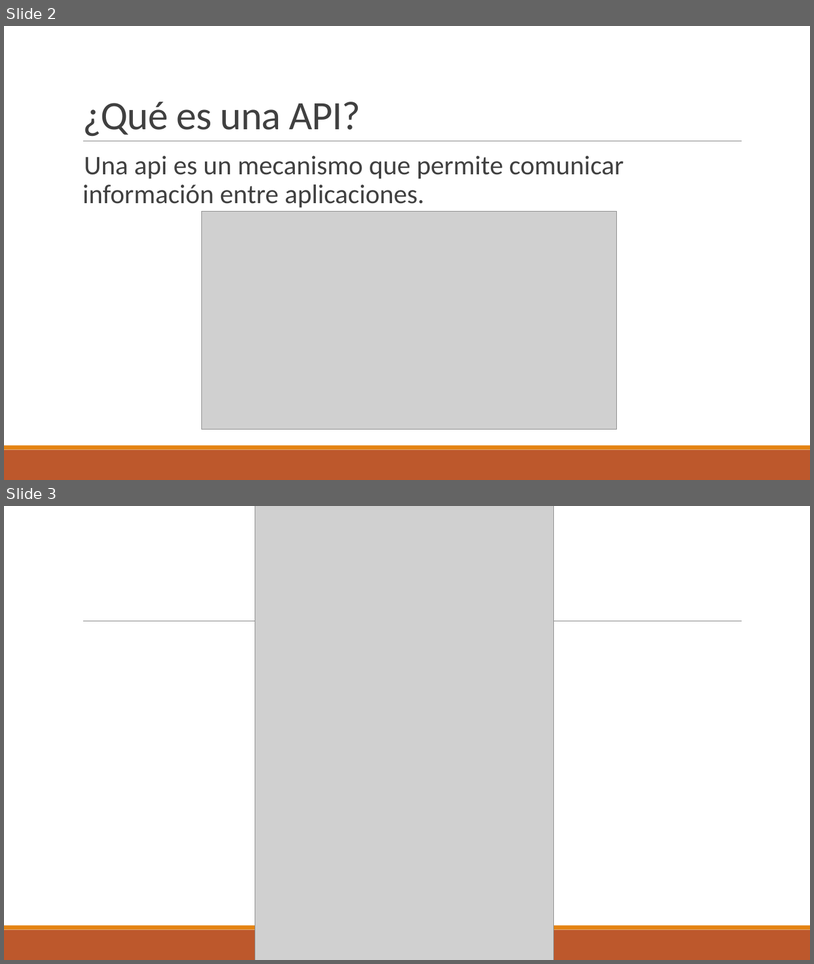
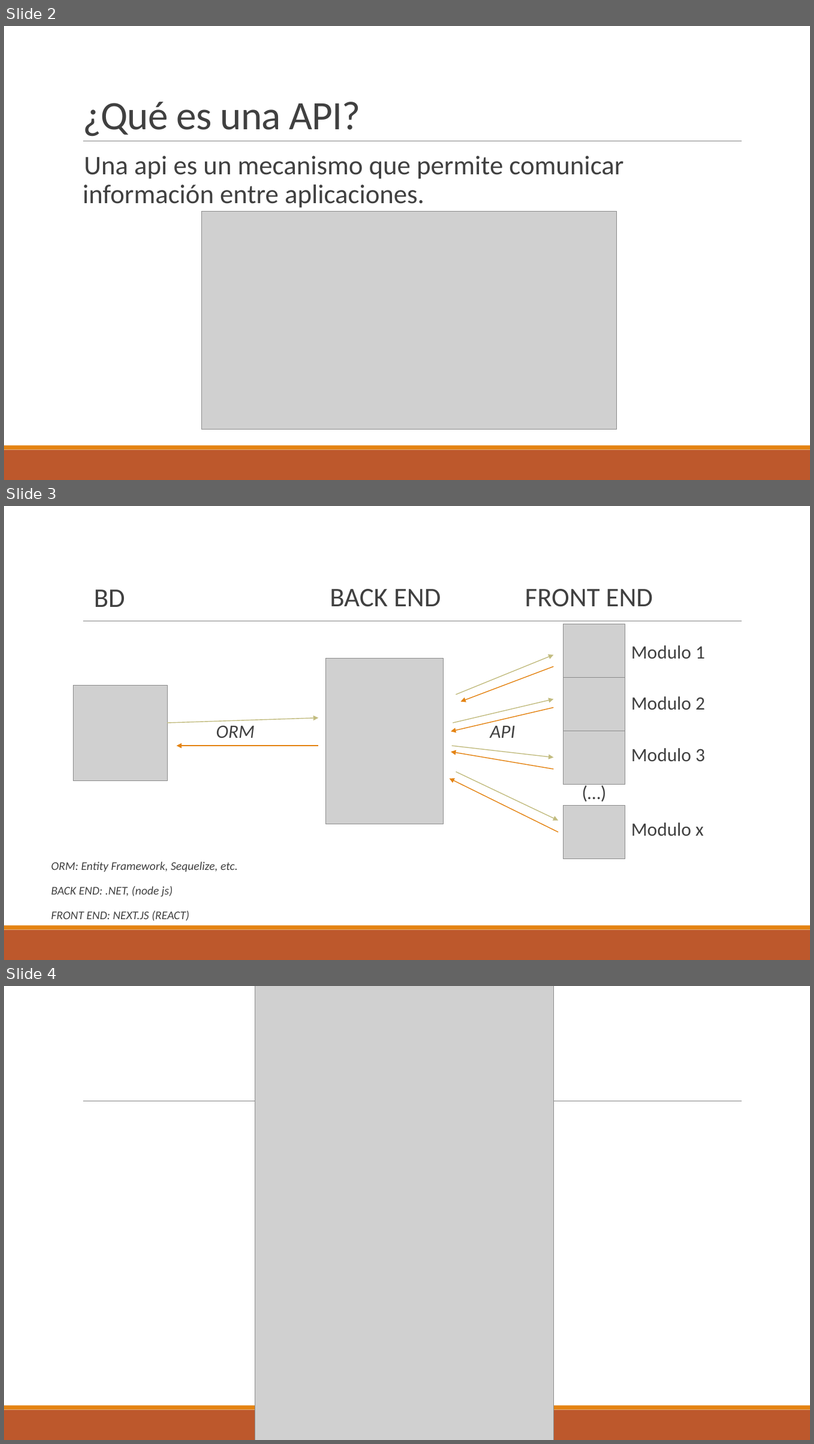
Before and after one commit to bsaezceim/apiexample, a slide deck: Concepto API REST.pptx. Shown one above the other, each under a label of ours: slides 2 and 3 before the commit, slides 2, 3 and 4 after it. The pictures are 814x964 and 814x1444 pixels, drawn with LibreOffice and Linux fonts; fonts in the diff are those of the drawing; grey boxes stand for pictures. Boxes give left, top, right and bottom in pixels: in the first picture for what was removed or moved away, otherwise in the second. Text is boxed around its words. In the diff, an @@ line names an element or a change of style, - is before the commit and + after.

```diff
--- a/Concepto API REST.pptx
+++ b/Concepto API REST.pptx
@@ slide 3 added at bbox=[4, 506, 810, 960], background #FFFFFF; not listed: 3 template elements that a slide beside it also shows @@
@@ text added at bbox=[94, 589, 125, 607], 32 pt, text #404040 @@
+  BD
@@ text added at bbox=[330, 589, 441, 607], 32 pt, text #404040 @@
+  BACK END
@@ text added at bbox=[525, 589, 653, 607], 32 pt, text #404040 @@
+  FRONT END
@@ picture added at bbox=[326, 658, 444, 824] @@
@@ arrow added from (456, 694) to (554, 655), #C2BC80 1 pt @@
@@ arrow added from (554, 666) to (461, 702), #E48312 1 pt @@
@@ picture added at bbox=[74, 685, 168, 781] @@
@@ arrow added from (453, 723) to (554, 699), #C2BC80 1 pt @@
@@ arrow added from (167, 723) to (318, 718), #C2BC80 1 pt @@
@@ arrow added from (554, 708) to (451, 731), #E48312 1 pt @@
@@ text added at bbox=[216, 725, 255, 738], 22.4 pt, text #404040, italic @@
+  ORM
@@ text added at bbox=[490, 722, 515, 738], 22.4 pt, text #404040, italic @@
+  API
@@ arrow added from (318, 745) to (176, 745), #E48312 1 pt @@
@@ arrow added from (554, 769) to (451, 751), #E48312 1 pt @@
@@ arrow added from (452, 745) to (554, 757), #C2BC80 1 pt @@
@@ arrow added from (456, 772) to (559, 820), #C2BC80 1 pt @@
@@ arrow added from (559, 832) to (450, 778), #E48312 1 pt @@
@@ group added at bbox=[564, 624, 705, 859]: 5 texts, 4 pictures @@
+  Modulo 1
+  Modulo 2
+  Modulo 3
+  (…)
+  Modulo x
@@ text added at bbox=[51, 861, 238, 921], 14 pt, text #404040, italic @@
+  ORM: Entity Framework, Sequelize, etc.
+  BACK END: .NET, (node js)
+  FRONT END: NEXT.JS (REACT)
@@ what was slide 3 is now slide 4 @@
```
Also in this commit, not shown: 1 slide changed, 3 other slides added, 2 slides removed.
